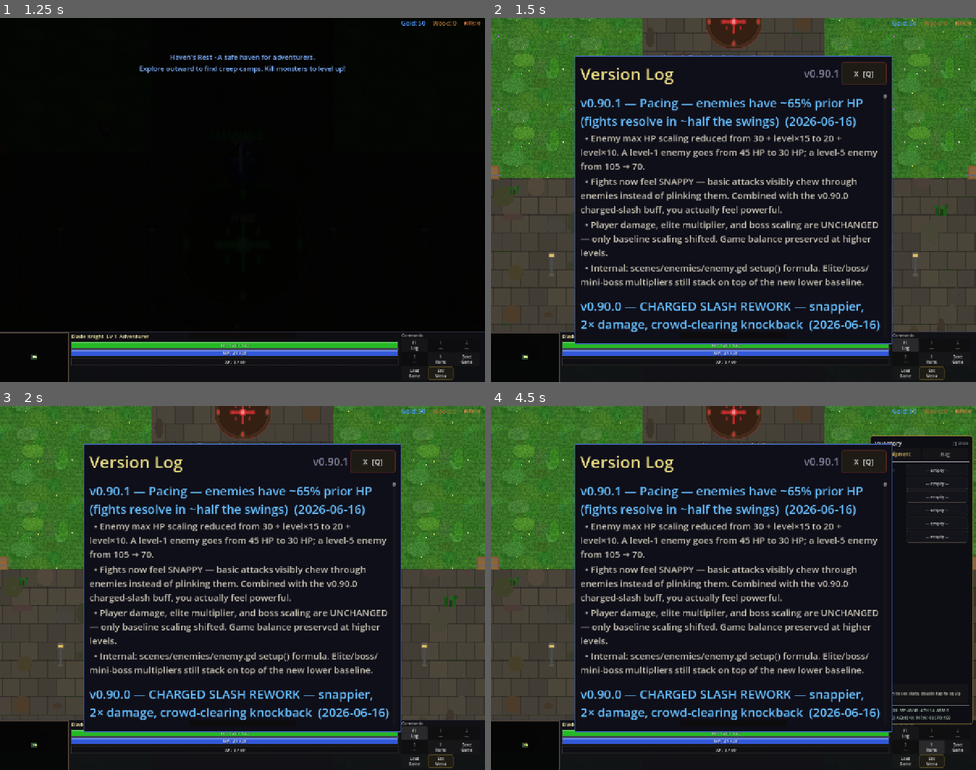
Above: before the commit, frames 1-4 (two rows, left to right).
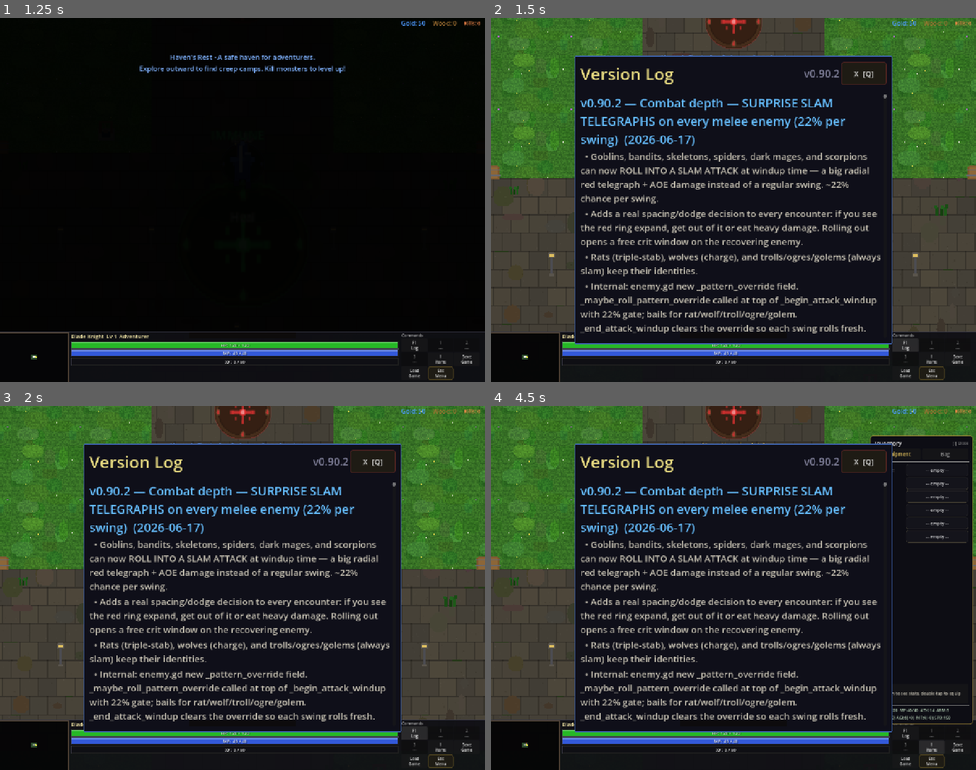
Above: after the commit, the same moments.

Repository: slxny/legends-open-rpg
Game: Godot game, scene res://scenes/main.tscn
Same seed, same stepped clock (60 frames per second), same inputs: the game is played once before the commit and once after it.
Inputs (mouse positions are in pixels of both pictures, inside the frame that each line leads up to):
- Up to frame 1 (1.25 s): tap Enter at 0.5 s; move the mouse to (218, 272) at 0.52 s; hold W (move_up) from 0.53 s (still down); hold Space (attack) from 0.53 s (still down); click (218, 272) at 0.67 s; tap Shift (dodge) at 0.8 s
- Up to frame 2 (1.5 s): release W (move_up) at 1.25 s; release Space (attack) at 1.25 s; click "F1 Log" at 1.25 s
- Up to frame 3 (2 s): no input
- Up to frame 4 (4.5 s): click "1 ---" at 2 s; click "2 ---" at 2.75 s; click "3 ---" at 3.5 s; click "I Items" at 4.25 s

Frame 1 is identical in both runs. In frame 2, 13% of the frame differs, in the area x 18-81%, y 14-87%; in frame 3, 13%; in frame 4, 13%.

Commit message:
v0.90.2: Combat depth — SURPRISE SLAM TELEGRAPHS on every melee enemy
Goblins, bandits, skeletons, spiders, dark mages, scorpions now have
a 22% chance per swing to wind up a radial slam attack instead of
a regular hit. Red telegraph ring, AOE damage if you stand inside.
Dodge out -> free crit window on the recovering enemy.

Rats/wolves/trolls/ogres/golems keep their identity patterns.

- enemy.gd:
  new _pattern_override field; _get_attack_pattern returns it if set.
  _maybe_roll_pattern_override called at top of _begin_attack_windup
  with 22% gate; excludes the identity-pattern sprite_types.
  _end_attack_windup clears override so each swing rolls fresh.
  Existing slam telegraph + _resolve_slam_strike pipeline reused.

Headless: smoke all PASS.

Co-Authored-By: Claude Opus 4.7 (1M context) <noreply@anthropic.com>

Diff:
--- a/scenes/enemies/enemy.gd
+++ b/scenes/enemies/enemy.gd
@@ -158,7 +158,11 @@
 var _stabs_remaining: int = 0
 var _slam_telegraph: Sprite2D = null
 
+var _pattern_override: StringName = &""
+
 func _get_attack_pattern() -> StringName:
+	if _pattern_override != &"":
+		return _pattern_override
 	if sprite_type == "rat":
 		return &"triple_stab"
 	if sprite_type == "troll" or sprite_type == "ogre" or sprite_type == "ancient_golem":
@@ -166,6 +170,22 @@
 	if sprite_type == "wolf":
 		return &"charge"
 	return &"standard"
+
+# v0.90.2 — at windup time, give standard-pattern medium/heavy enemies a chance
+# to surprise-roll into a SLAM (telegraphed radial AOE). Adds a real
+# spacing/dodge decision to every encounter, not just troll/ogre fights.
+# Rats and wolves keep their identities; goblins/bandits/skeletons/spiders/
+# dark_mage/scorpion can roll into a slam.
+func _maybe_roll_pattern_override() -> void:
+	_pattern_override = &""
+	if sprite_type == "rat" or sprite_type == "wolf":
+		return
+	if sprite_type == "troll" or sprite_type == "ogre" or sprite_type == "ancient_golem":
+		return  # already always-slam
+	# 22% chance per attack — frequent enough you'll see it within a fight,
+	# rare enough that it stays a surprise beat.
+	if randf() < 0.22:
+		_pattern_override = &"slam"
 
 const _CHARGE_SPEED: float = 320.0
 const _CHARGE_DAMAGE_MULT: float = 1.30
@@ -4162,6 +4182,9 @@
 func _begin_attack_windup() -> void:
 	if _is_dead or not is_instance_valid(sprite):
 		return
+	# v0.90.2 — roll for surprise slam telegraph BEFORE other windup logic
+	# so _get_attack_pattern() reflects it for all downstream branches.
+	_maybe_roll_pattern_override()
 	# Kill any leftover wind-up tween.
 	if _windup_tween != null and _windup_tween.is_valid():
 		_windup_tween.kill()
@@ -4211,6 +4234,8 @@
 # Striking phase: snap forward, normal colour. _end_attack_windup runs
 # even if the strike misses (range check fails), so visuals always reset.
 func _end_attack_windup() -> void:
+	# v0.90.2 — pattern override expires with the swing it was rolled for.
+	_pattern_override = &""
 	if not is_instance_valid(sprite):
 		return
 	if _windup_tween != null and _windup_tween.is_valid():
--- a/scenes/ui/changelog_dialog.gd
+++ b/scenes/ui/changelog_dialog.gd
@@ -9,9 +9,20 @@
 var _is_visible: bool = false
 var _is_mobile: bool = false
 
-const GAME_VERSION := "v0.90.1"
+const GAME_VERSION := "v0.90.2"
 
 const CHANGELOG: Array[Dictionary] = [
+	{
+		"version": "v0.90.2",
+		"title": "Combat depth — SURPRISE SLAM TELEGRAPHS on every melee enemy (22% per swing)",
+		"date": "2026-06-17",
+		"entries": [
+			"Goblins, bandits, skeletons, spiders, dark mages, and scorpions can now ROLL INTO A SLAM ATTACK at windup time — a big radial red telegraph + AOE damage instead of a regular swing. ~22% chance per swing.",
+			"Adds a real spacing/dodge decision to every encounter: if you see the red ring expand, get out of it or eat heavy damage. Rolling out opens a free crit window on the recovering enemy.",
+			"Rats (triple-stab), wolves (charge), and trolls/ogres/golems (always slam) keep their identities.",
+			"Internal: enemy.gd new _pattern_override field. _maybe_roll_pattern_override called at top of _begin_attack_windup with 22% gate; bails for rat/wolf/troll/ogre/golem. _end_attack_windup clears the override so each swing rolls fresh. Existing slam telegraph + _resolve_slam_strike pipeline reused — no new VFX needed.",
+		]
+	},
 	{
 		"version": "v0.90.1",
 		"title": "Pacing — enemies have ~65% prior HP (fights resolve in ~half the swings)",
